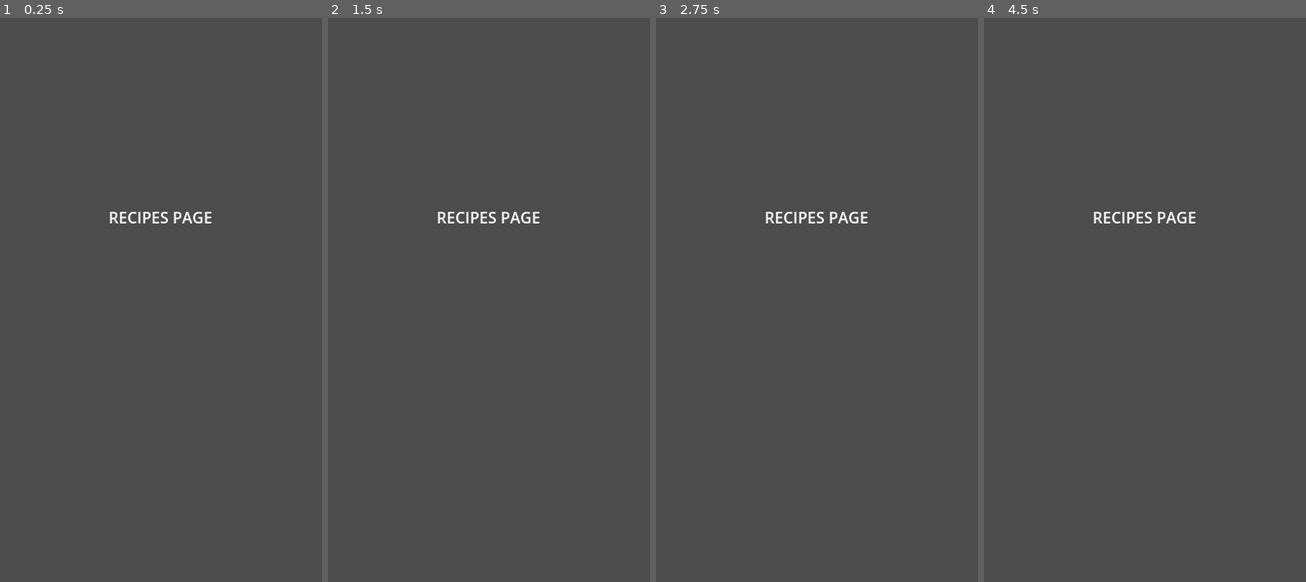
Above: before the commit, frames 1-4 (left to right).
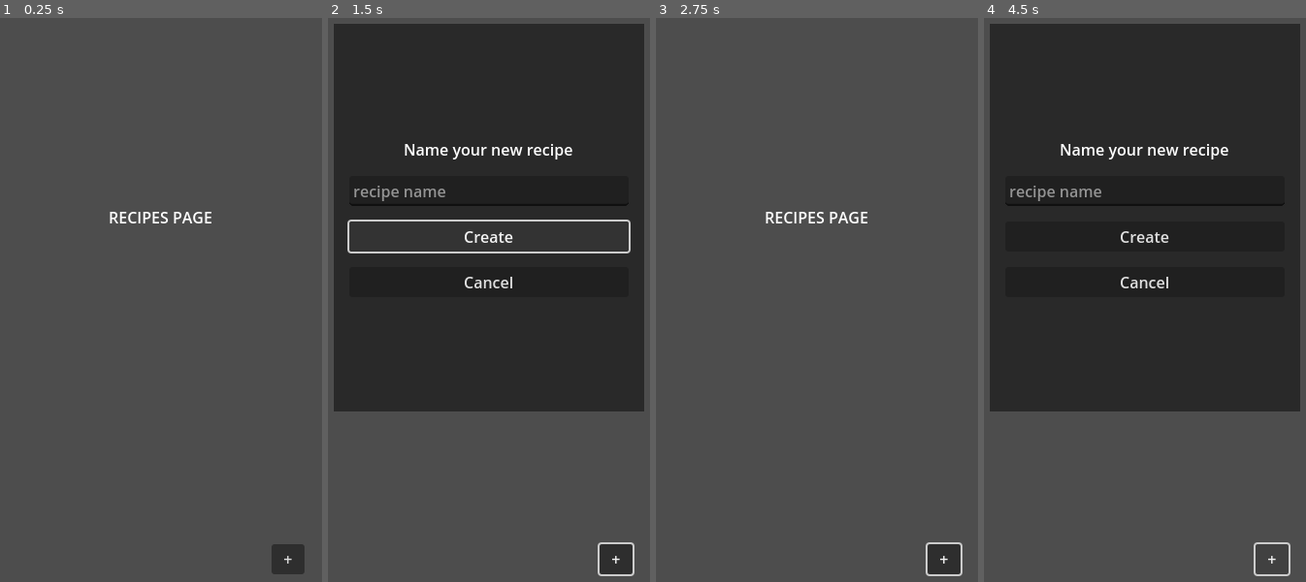
Above: after the commit, the same moments.

Repository: andreibachim/cookaid
Game: Godot game, scene res://screens/recipes/recipes.tscn
Same seed, same stepped clock (60 frames per second), same inputs: the game is played once before the commit and once after it. This scene is started directly instead of the project's main scene.
Inputs (mouse positions are in pixels of both pictures, inside the frame that each line leads up to):
- Up to frame 1 (0.25 s): no input
- Up to frame 2 (1.5 s): click (614, 559) at 0.5 s, where only the run after the commit has a clickable "+"; click (489, 237) at 1.25 s, where only the run after the commit has a clickable "Create"
- Up to frame 3 (2.75 s): click (817, 283) at 2 s, where only the run after the commit has a clickable "Cancel"
- Up to frame 4 (4.5 s): click (1270, 559) at 2.75 s, where only the run after the commit has a clickable "+"; click (1145, 237) at 3.5 s, where only the run after the commit has a clickable "Create"; click (1270, 559) at 4.25 s, where only the run after the commit has a clickable "+"

The runs differ from the first frame. In frame 1, 0.5% of the frame differs, in the area x 84-95%, y 93-99%; in frame 2, 67%, in the area x 1-99%, y 1-99%; in frame 3, 0.7%; in frame 4, 66%.
Error before the commit: Invalid access to property or key 'request_2completed' on a base object of type 'HTTPRequest'. (res://singletons/token_manager.gd:10)
Error after the commit: Trying to assign value of type 'Nil' to a variable of type 'Dictionary'. (res://singletons/token_manager.gd:11)

Commit message:
create new recipe with transaction

Diff:
--- a/app/project.godot
+++ b/app/project.godot
@@ -20,6 +20,7 @@
 
 Variables="*res://singletons/variables.gd"
 TokenManager="*res://singletons/token_manager.gd"
+Navigator="*res://singletons/navigator.gd"
 
 [display]
 
--- /dev/null
+++ b/app/screens/new_recipe/new-recipe.tscn
@@ -0,0 +1,16 @@
+[gd_scene format=3 uid="uid://csk18h5asasil"]
+
+[node name="recipes" type="MarginContainer"]
+anchors_preset = 15
+anchor_right = 1.0
+anchor_bottom = 1.0
+grow_horizontal = 2
+grow_vertical = 2
+theme_override_constants/margin_left = 32
+theme_override_constants/margin_right = 32
+
+[node name="recipes_page" type="Label" parent="."]
+layout_mode = 2
+text = "NEW RECIPE PAGE"
+horizontal_alignment = 1
+vertical_alignment = 1
--- /dev/null
+++ b/app/screens/recipes/recipes.gd
@@ -0,0 +1,34 @@
+extends MarginContainer
+
+@onready var popup = $popup
+@onready var create_request: HTTPRequest = HTTPRequest.new()
+
+@onready var recipe_name_input = $popup/background/margin/vbox/recipe_name_input
+
+func _ready():
+	popup.visible = false
+	add_child(create_request)
+
+func _on_new_recipe_button_up():
+	popup.popup()
+
+func _on_cancel_button_button_up():
+	popup.hide()
+
+func _on_create_button_button_up():
+	var payload: Dictionary = {
+		"name": recipe_name_input.text
+	}
+	create_request.request(Variables.API_BASE_URL + "/api/recipe",\
+		["Content-Type: application/json",\
+		"Authorization: Bearer " + TokenManager.get_token()],\
+		HTTPClient.METHOD_POST,\
+		JSON.stringify(payload))
+	var response_array = await create_request.request_completed
+	var status_code = response_array[1]
+	match status_code:
+		200:
+			var response_body = response_array[3].get_string_from_utf8()
+			Navigator.load_new_recipe_screen()
+		_:
+			print(response_array)
--- a/app/screens/recipes/recipes.tscn
+++ b/app/screens/recipes/recipes.tscn
@@ -1,4 +1,6 @@
-[gd_scene format=3 uid="uid://jmc68lbsflv0"]
+[gd_scene load_steps=2 format=3 uid="uid://jmc68lbsflv0"]
+
+[ext_resource type="Script" path="res://screens/recipes/recipes.gd" id="1_viaqw"]
 
 [node name="recipes" type="MarginContainer"]
 anchors_preset = 15
@@ -8,9 +10,80 @@
 grow_vertical = 2
 theme_override_constants/margin_left = 32
 theme_override_constants/margin_right = 32
+script = ExtResource("1_viaqw")
 
 [node name="recipes_page" type="Label" parent="."]
 layout_mode = 2
 text = "RECIPES PAGE"
 horizontal_alignment = 1
 vertical_alignment = 1
+
+[node name="layer" type="CanvasLayer" parent="."]
+
+[node name="margin" type="MarginContainer" parent="layer"]
+anchors_preset = 3
+anchor_left = 1.0
+anchor_top = 1.0
+anchor_right = 1.0
+anchor_bottom = 1.0
+offset_left = -18.0
+offset_top = -31.0
+grow_horizontal = 0
+grow_vertical = 0
+theme_override_constants/margin_right = 32
+theme_override_constants/margin_bottom = 32
+
+[node name="new_recipe" type="Button" parent="layer/margin"]
+layout_mode = 2
+text = "  +  "
+
+[node name="popup" type="Popup" parent="."]
+initial_position = 2
+size = Vector2i(320, 400)
+
+[node name="background" type="ColorRect" parent="popup"]
+anchors_preset = 15
+anchor_right = 1.0
+anchor_bottom = 1.0
+grow_horizontal = 2
+grow_vertical = 2
+color = Color(0.160784, 0.160784, 0.160784, 1)
+
+[node name="margin" type="MarginContainer" parent="popup/background"]
+layout_mode = 1
+anchors_preset = 15
+anchor_right = 1.0
+anchor_bottom = 1.0
+grow_horizontal = 2
+grow_vertical = 2
+theme_override_constants/margin_left = 16
+theme_override_constants/margin_top = 16
+theme_override_constants/margin_right = 16
+theme_override_constants/margin_bottom = 16
+
+[node name="vbox" type="VBoxContainer" parent="popup/background/margin"]
+layout_mode = 2
+size_flags_vertical = 4
+theme_override_constants/separation = 16
+
+[node name="label" type="Label" parent="popup/background/margin/vbox"]
+layout_mode = 2
+text = "Name your new recipe"
+horizontal_alignment = 1
+vertical_alignment = 1
+
+[node name="recipe_name_input" type="LineEdit" parent="popup/background/margin/vbox"]
+layout_mode = 2
+placeholder_text = "recipe name"
+
+[node name="create_button" type="Button" parent="popup/background/margin/vbox"]
+layout_mode = 2
+text = "Create"
+
+[node name="cancel_button" type="Button" parent="popup/background/margin/vbox"]
+layout_mode = 2
+text = "Cancel"
+
+[connection signal="button_up" from="layer/margin/new_recipe" to="." method="_on_new_recipe_button_up"]
+[connection signal="button_up" from="popup/background/margin/vbox/create_button" to="." method="_on_create_button_button_up"]
+[connection signal="button_up" from="popup/background/margin/vbox/cancel_button" to="." method="_on_cancel_button_button_up"]
--- /dev/null
+++ b/app/singletons/navigator.gd
@@ -0,0 +1,7 @@
+extends Node
+
+func load_new_recipe_screen() -> void:
+	load_screen("res://screens/new_recipe/new-recipe.tscn")
+
+func load_screen(file: String) -> void:
+	get_tree().change_scene_to_file.call_deferred(file)
--- a/app/singletons/token_manager.gd
+++ b/app/singletons/token_manager.gd
@@ -6,8 +6,8 @@
 func _ready() -> void:
 	var request := HTTPRequest.new()
 	add_child(request)
-	request.request((Variables.API_BASE_URL + "/api/encryption-token"))
-	var response_array = await request.request_2completed
+	request.request(Variables.API_BASE_URL + "/api/encryption-token")
+	var response_array = await request.request_completed
 	var response: Dictionary = JSON.parse_string(response_array[3].get_string_from_utf8())
 	secret = response.get("secret")
 
Not shown, changed: docker/docker-compose.yaml
Not shown, changed: server/src/constants.rs
Not shown, changed: server/src/database.rs
Not shown, changed: server/src/routes/login.rs
Not shown, changed: server/src/routes/mod.rs
Not shown, changed: server/src/routes/recipe.rs
Not shown, changed: server/src/routes/user.rs
